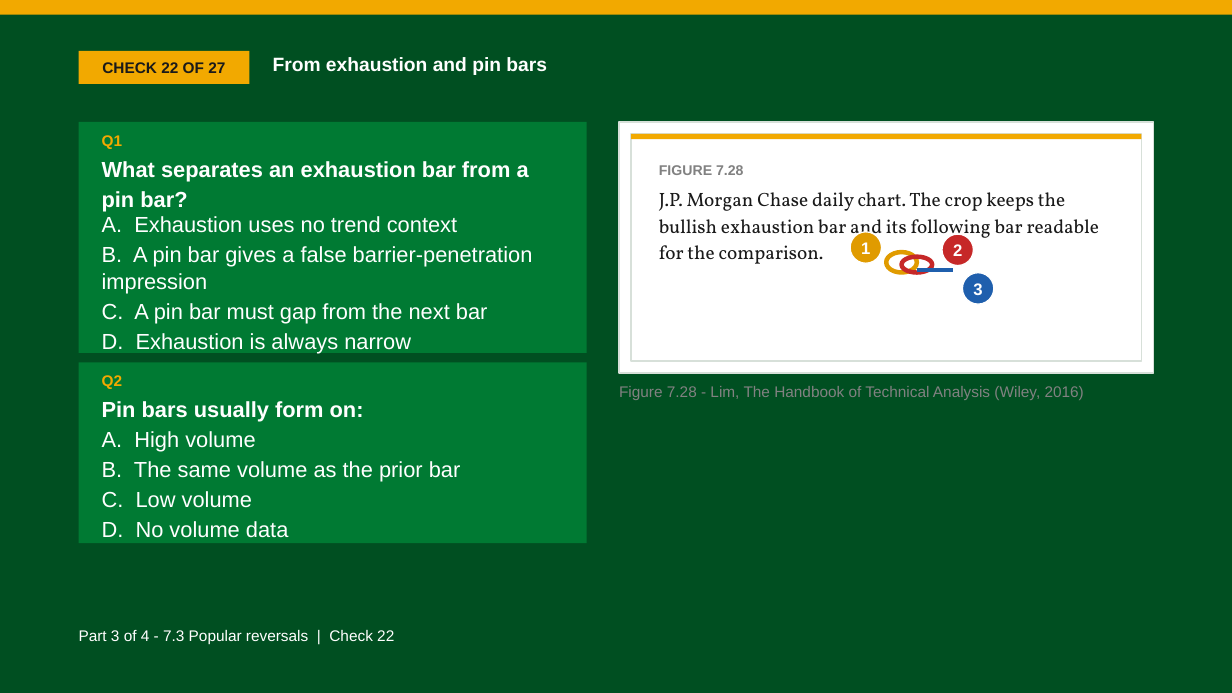
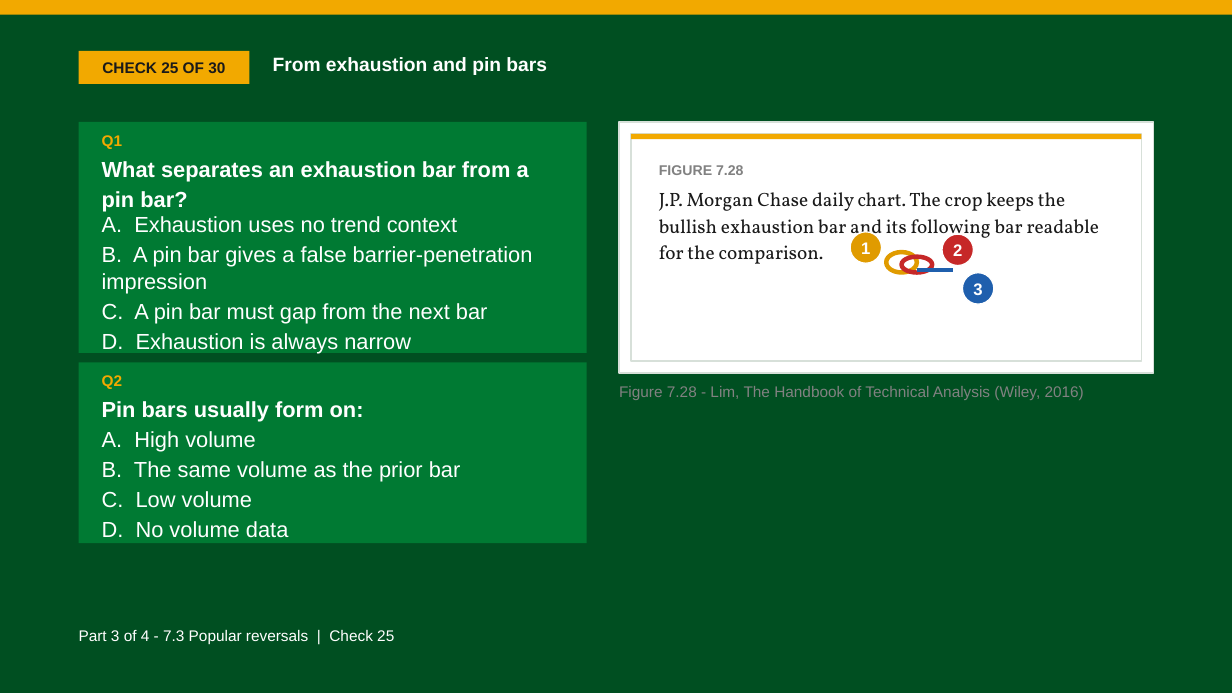
Before and after one commit to benjiesotelo-sudo/Telos_FIN1209, a slide deck: slide 190 of chapter-07/FIN1209-Chapter-07.pptx (slide 191 before the commit). Drawn at 1232x693 pixels with LibreOffice and Linux fonts; fonts in the diff are those of the drawing. Boxes give left, top, right and bottom in pixels: in the first picture for what was removed or moved away, otherwise in the second. Text is boxed around its words. In the diff, an @@ line names an element or a change of style, - is before the commit and + after.

Commit message:
feat(ch7): rebuild Part 2 as written slides, rebased onto the Part 1 rework (#47)
Rebased onto main e008182 as one commit; the previous branch history
(210bbcf to b8488bb) is kept on backup/fm-fin1209-ch7-p2-b8488bb.
Parts 1, 3 and 4 and every non-Part 2 chart are unchanged from main.

Part 2 (section 7.2) is written slide by slide: every single, double,
triple and multiple bar form of Figures 7.4 to 7.11 on its own slide with
the book's one drawing beside an invented chart, both continuation
patterns, the 16 characteristics recalled from Chapter 5, Figure 7.13 and
barrier proximity, with a check after each group.

Read 3 fixes: Figure 7.5 overview and Figure 7.8 form 3 crops keep Lim's
labels whole (a white display mask covers form 2's arrow, which no
straight cut can exclude); bullish multiple form 1's red box holds only
the narrow bars; Part 2 charts with no volume say "Prices are invented
for teaching." Figure 7.11 is 975 x 720 after its re-extraction.

```diff
--- a/chapter-07/FIN1209-Chapter-07.pptx
+++ b/chapter-07/FIN1209-Chapter-07.pptx
@@ text in rectangle at [102, 62, 225, 73]: text changed @@
-CHECK 22 OF 27
+CHECK 25 OF 30
@@ text at [79, 630, 394, 645]: text changed @@
-Part 3 of 4 - 7.3 Popular reversals | Check 22
+Part 3 of 4 - 7.3 Popular reversals | Check 25
```
Also in this commit, not shown: 106 other slides changed, 63 slides added, 64 slides removed, 6 other files.
